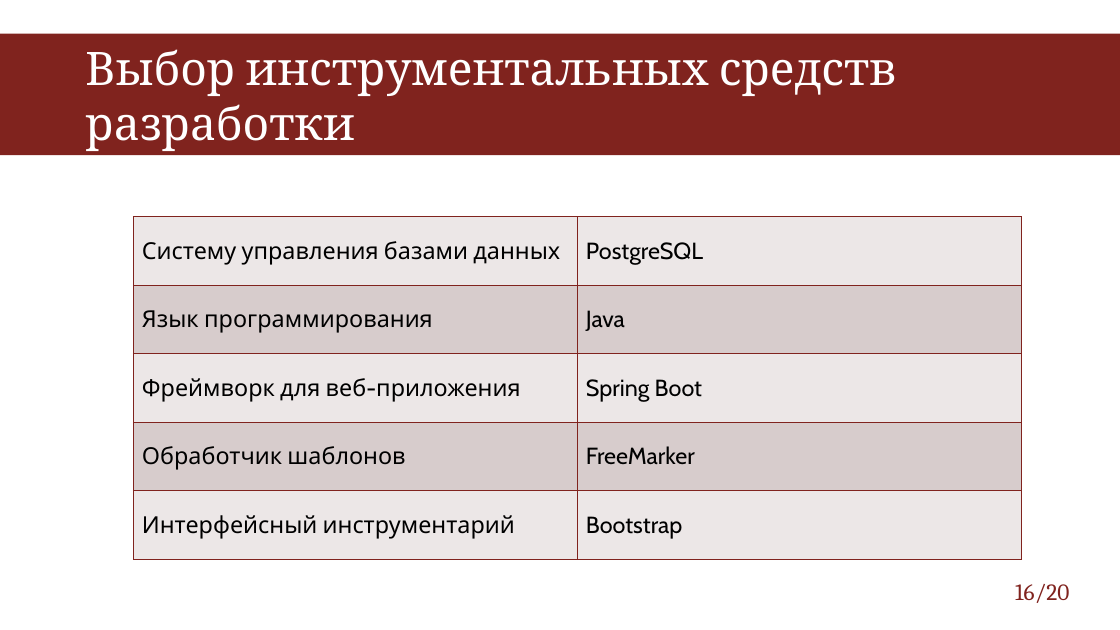
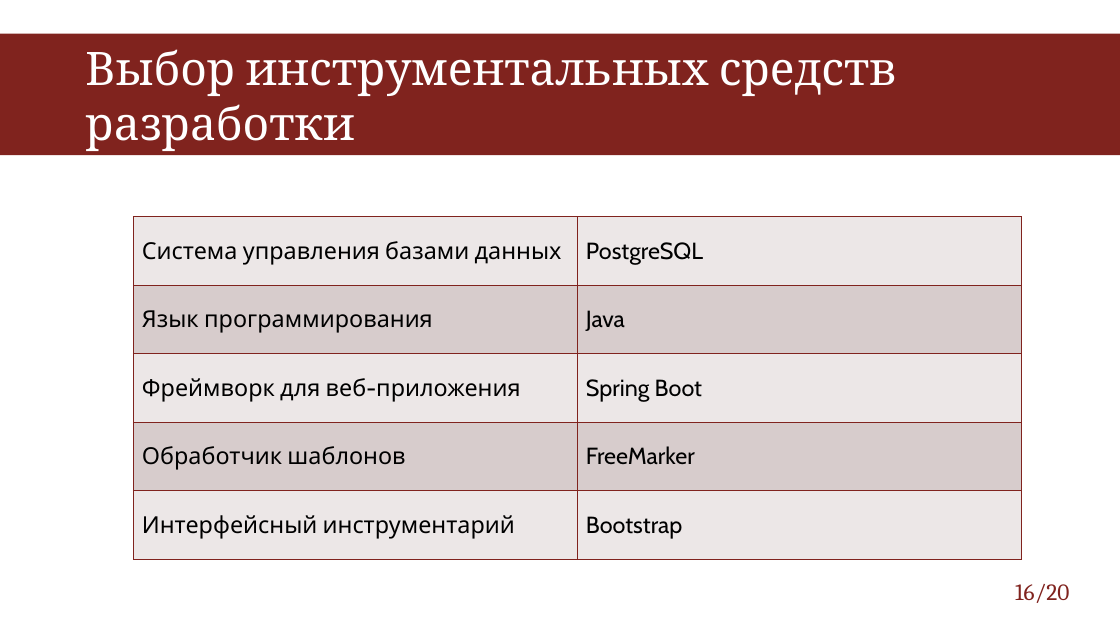
Before and after one commit to VasilevID1111/students-class, a slide deck: slide 16 of Диплом файлы/Proektirovanie_i_dokumentirovanie_informatsionnoy_sistemy_ucheta_vremeni_samostoyatelnoy.pptx. Drawn at 1120x630 pixels with LibreOffice and Linux fonts; fonts in the diff are those of the drawing. Boxes give left, top, right and bottom in pixels: in the first picture for what was removed or moved away, otherwise in the second. Text is boxed around its words. In the diff, an @@ line names an element or a change of style, - is before the commit and + after.

```diff
--- a/Диплом файлы/Proektirovanie_i_dokumentirovanie_informatsionnoy_sistemy_ucheta_vremeni_samostoyatelnoy.pptx
+++ b/Диплом файлы/Proektirovanie_i_dokumentirovanie_informatsionnoy_sistemy_ucheta_vremeni_samostoyatelnoy.pptx
@@ table at box(134, 217, 1023, 560) @@
-row 1, column 1: Систему управления базами данных
+row 1, column 1: Система управления базами данных
```
Also in this commit, not shown: 3 other slides changed.
